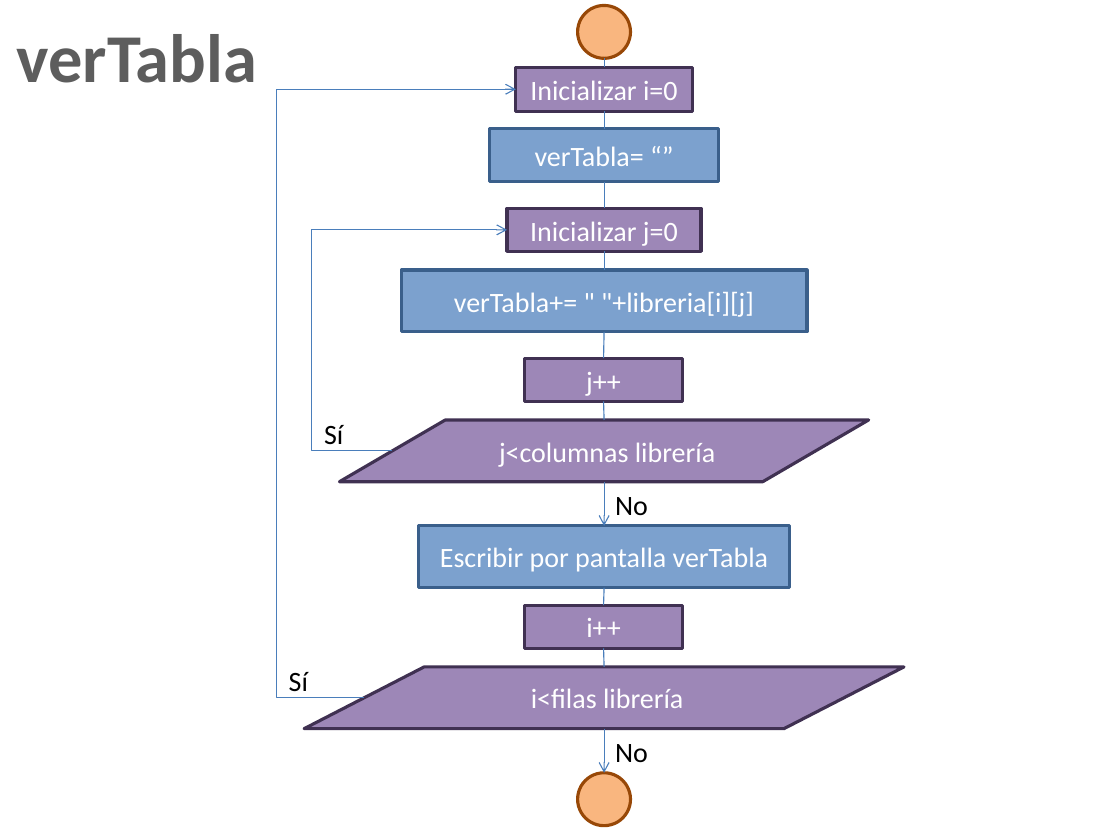
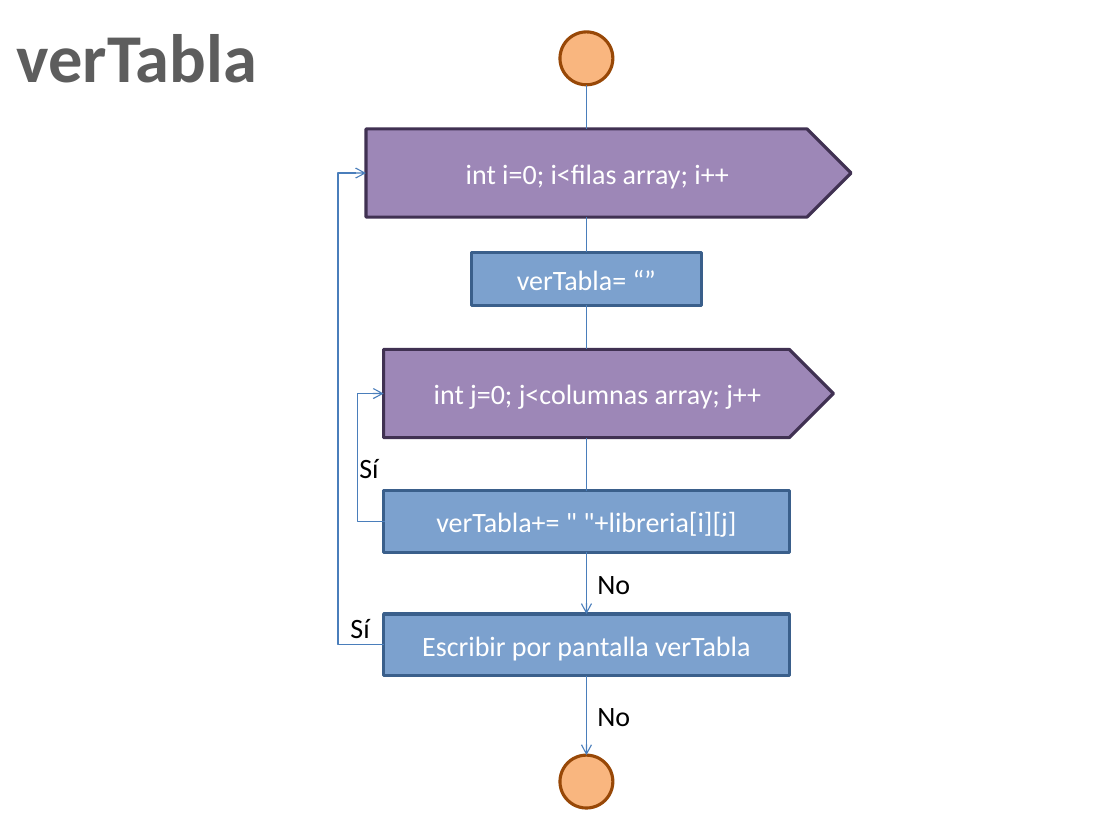
Before and after one commit to dj35/Proyecto-, a slide deck: slide 3 of Flujograma.pptx. Drawn at 1120x840 pixels with LibreOffice and Linux fonts; fonts in the diff are those of the drawing. Boxes give left, top, right and bottom in pixels: in the first picture for what was removed or moved away, otherwise in the second. Text is boxed around its words. In the diff, an @@ line names an element or a change of style, - is before the commit and + after.

```diff
--- a/Flujograma.pptx
+++ b/Flujograma.pptx
@@ ellipse: place and size @@
-ellipse at bbox=[578, 6, 631, 58]
+ellipse at bbox=[560, 32, 613, 85]
@@ line removed from (604, 58) to (604, 67) @@
@@ rectangle removed at bbox=[516, 67, 692, 111] @@
-Inicializar i=0
@@ line moved from (604, 111) - (604, 129) to (587, 85) - (587, 129) @@
@@ pentagon arrow added at bbox=[366, 129, 851, 217], fill #9D87B7, outline #403152 2 pt, 18 pt, text #FFFFFF @@
+int i=0; i<filas array; i++
@@ elbow arrow moved from (364, 698) - (516, 90) to (384, 645) - (366, 174) @@
@@ rectangle removed at bbox=[507, 208, 701, 251] @@
-Inicializar j=0
@@ elbow arrow removed from (392, 451) to (507, 230) @@
@@ line moved from (604, 181) - (604, 208) to (587, 217) - (587, 252) @@
@@ rectangle "verTabla= “”": place and size @@
-rectangle "verTabla= “”" at bbox=[489, 129, 719, 181]
+rectangle "verTabla= “”" at bbox=[472, 252, 701, 305]
@@ line removed from (604, 251) to (604, 270) @@
@@ line moved from (604, 332) - (604, 358) to (587, 306) - (587, 349) @@
@@ pentagon arrow added at bbox=[384, 349, 834, 438], fill #9D87B7, outline #403152 2 pt, 18 pt, text #FFFFFF @@
+int j=0; j<columnas array; j++
@@ rectangle removed at bbox=[525, 358, 683, 401] @@
-j++
@@ elbow arrow added from (385, 522) to (384, 393), #4B7EBC 0.75 pt @@
@@ line removed from (604, 401) to (604, 420) @@
@@ flow chart input output removed at bbox=[339, 420, 868, 482] @@
-j<columnas librería
@@ text "Sí" rewrapped from bbox=[324, 425, 343, 451] to bbox=[359, 459, 378, 479] @@
@@ arrow moved from (604, 482) - (604, 525) to (587, 438) - (587, 491) @@
@@ arrow (587, 438) - (587, 491): arrow to line @@
@@ rectangle "verTabla+= " "+libreria[i][j]": place and size @@
-rectangle "verTabla+= " "+libreria[i][j]" at bbox=[401, 270, 806, 332]
+rectangle "verTabla+= " "+libreria[i][j]" at bbox=[384, 491, 790, 552]
@@ text "No": place and size @@
-text "No" at bbox=[615, 497, 648, 516]
+text "No" at bbox=[597, 576, 630, 595]
@@ line moved from (604, 588) - (604, 605) to (587, 552) - (587, 614) @@
@@ line (587, 552) - (587, 614): line to arrow @@
@@ text "Sí": place and size @@
-text "Sí" at bbox=[289, 672, 308, 698]
+text "Sí" at bbox=[350, 619, 369, 645]
@@ rectangle "Escribir por pantalla verTabla": place and size @@
-rectangle "Escribir por pantalla verTabla" at bbox=[419, 525, 790, 587]
+rectangle "Escribir por pantalla verTabla" at bbox=[384, 614, 790, 675]
@@ rectangle removed at bbox=[525, 605, 683, 647] @@
-i++
@@ line removed from (604, 648) to (604, 666) @@
@@ flow chart input output removed at bbox=[305, 666, 904, 728] @@
-i<filas librería
@@ arrow moved from (604, 729) - (604, 773) to (587, 675) - (587, 755) @@
@@ text "No": place and size @@
-text "No" at bbox=[615, 744, 648, 763]
+text "No" at bbox=[597, 708, 630, 727]
@@ ellipse: place and size @@
-ellipse at bbox=[578, 773, 631, 825]
+ellipse at bbox=[560, 755, 613, 808]
```
Also in this commit, not shown: 1 other slide changed.
